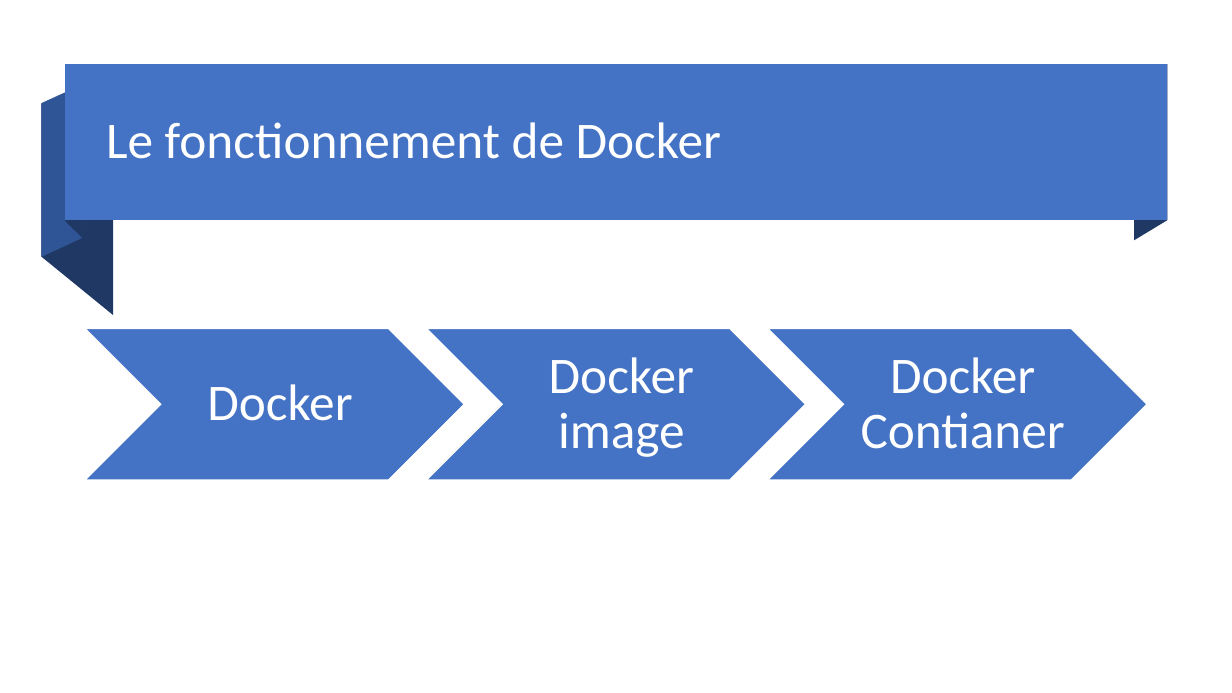
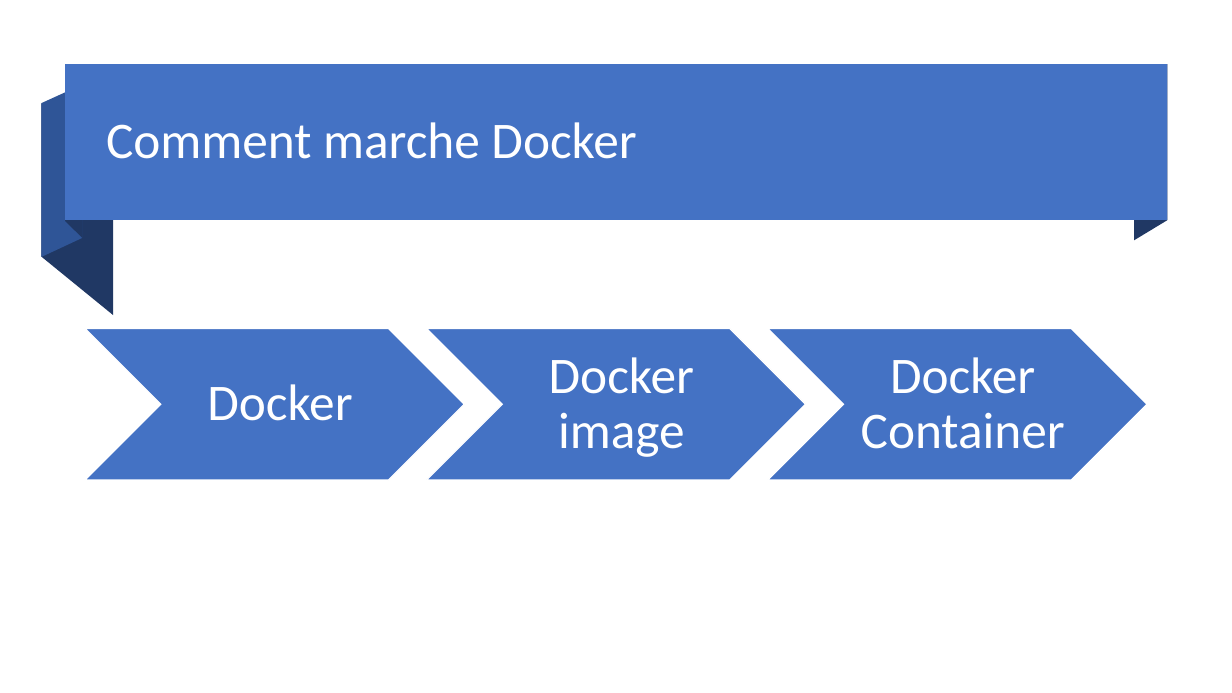
Before and after one commit to lukihd/Labo-Cloud-2020-2021, a slide deck: slide 8 of cours/docker/DOCKER.pptx. Drawn at 1232x693 pixels with LibreOffice and Linux fonts; fonts in the diff are those of the drawing. Boxes give left, top, right and bottom in pixels: in the first picture for what was removed or moved away, otherwise in the second. Text is boxed around its words. In the diff, an @@ line names an element or a change of style, - is before the commit and + after.

```diff
--- a/cours/docker/DOCKER.pptx
+++ b/cours/docker/DOCKER.pptx
@@ title at [106, 122, 636, 159]: text changed @@
-Le fonctionnement de Docker
+Comment marche Docker
@@ text at [861, 357, 1065, 449]: text changed @@
-Docker Contianer
+Docker Container
```
Also in this commit, not shown: 2 other slides changed, 4 other files.
